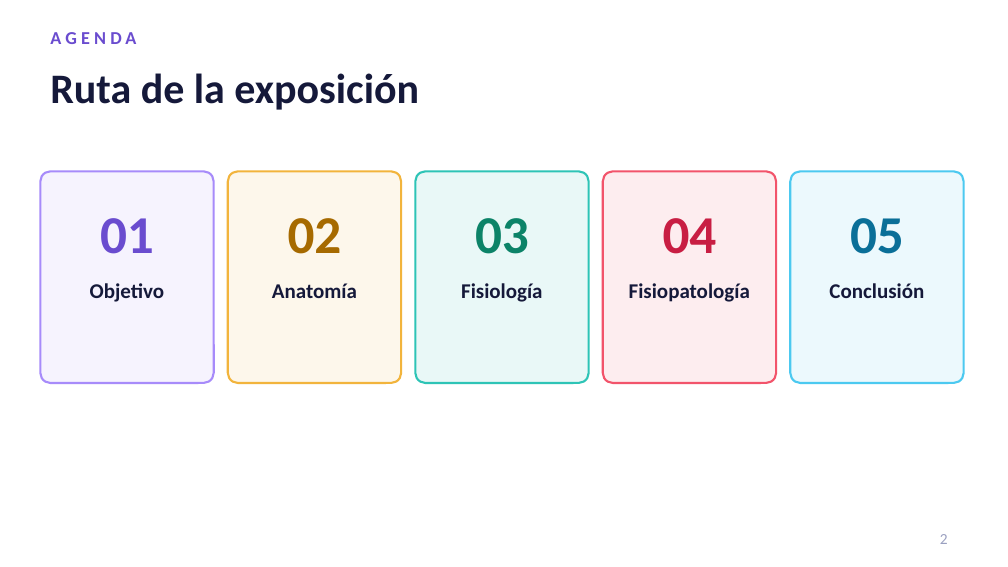
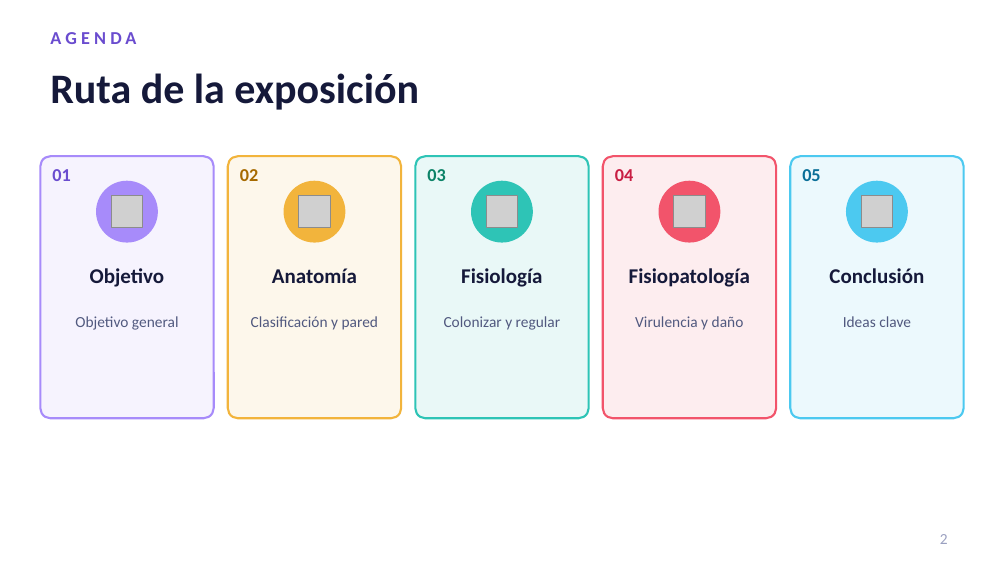
Before and after one commit to nestor120512/nes, a slide deck: slide 2 of Cocos_grampositivos_BLANCO.pptx. Drawn at 1008x567 pixels with LibreOffice and Linux fonts; fonts in the diff are those of the drawing; grey boxes stand for pictures. Boxes give left, top, right and bottom in pixels: in the first picture for what was removed or moved away, otherwise in the second. Text is boxed around its words. In the diff, an @@ line names an element or a change of style, - is before the commit and + after.

```diff
--- a/Cocos_grampositivos_BLANCO.pptx
+++ b/Cocos_grampositivos_BLANCO.pptx
@@ rounded rectangle resized from (x1=40, y1=171, x2=214, y2=383) to (x1=40, y1=156, x2=214, y2=418) @@
@@ text "01" moved from (x1=100, y1=218, x2=154, y2=254) to (x1=52, y1=169, x2=70, y2=181) @@
@@ rounded rectangle resized from (x1=228, y1=171, x2=401, y2=383) to (x1=228, y1=156, x2=401, y2=418) @@
@@ text "02" moved from (x1=288, y1=218, x2=342, y2=254) to (x1=240, y1=169, x2=258, y2=181) @@
@@ rounded rectangle resized from (x1=415, y1=171, x2=589, y2=383) to (x1=415, y1=156, x2=589, y2=418) @@
@@ text "03" moved from (x1=475, y1=218, x2=529, y2=254) to (x1=427, y1=169, x2=445, y2=181) @@
@@ rounded rectangle resized from (x1=603, y1=171, x2=776, y2=383) to (x1=603, y1=156, x2=776, y2=418) @@
@@ size 38 to 13 pt; alignment centre to left; vertical alignment middle to top in 5 elements at (x1=802, y1=169, x2=820, y2=181), (x1=52, y1=169, x2=70, y2=181), (x1=240, y1=169, x2=258, y2=181), (x1=427, y1=169, x2=445, y2=181), (x1=615, y1=169, x2=633, y2=181) @@
@@ text "04" moved from (x1=663, y1=218, x2=717, y2=254) to (x1=615, y1=169, x2=633, y2=181) @@
@@ rounded rectangle resized from (x1=790, y1=171, x2=964, y2=383) to (x1=790, y1=156, x2=964, y2=418) @@
@@ text "05" moved from (x1=850, y1=218, x2=904, y2=254) to (x1=802, y1=169, x2=820, y2=181) @@
@@ ellipse added at (x1=97, y1=181, x2=157, y2=242), fill #A78BFA, outline #A78BFA 1 pt @@
@@ picture added at (x1=111, y1=196, x2=142, y2=227) @@
@@ ellipse added at (x1=284, y1=181, x2=345, y2=242), fill #F2B43C, outline #F2B43C 1 pt @@
@@ picture added at (x1=298, y1=196, x2=330, y2=227) @@
@@ ellipse added at (x1=472, y1=181, x2=532, y2=242), fill #2EC4B6, outline #2EC4B6 1 pt @@
@@ picture added at (x1=486, y1=196, x2=517, y2=227) @@
@@ ellipse added at (x1=659, y1=181, x2=720, y2=242), fill #F2546B, outline #F2546B 1 pt @@
@@ picture added at (x1=673, y1=196, x2=705, y2=227) @@
@@ ellipse added at (x1=847, y1=181, x2=907, y2=242), fill #4CC9F0, outline #4CC9F0 1 pt @@
@@ picture added at (x1=861, y1=196, x2=892, y2=227) @@
@@ text "Objetivo" moved from (x1=90, y1=283, x2=164, y2=302) to (x1=90, y1=268, x2=164, y2=287) @@
@@ text "Anatomía" moved from (x1=272, y1=283, x2=357, y2=298) to (x1=272, y1=268, x2=357, y2=283) @@
@@ text "Fisiología" moved from (x1=461, y1=283, x2=542, y2=302) to (x1=461, y1=268, x2=542, y2=287) @@
@@ text "Fisiopatología" moved from (x1=629, y1=283, x2=750, y2=302) to (x1=629, y1=268, x2=750, y2=287) @@
@@ text "Conclusión" moved from (x1=829, y1=283, x2=924, y2=298) to (x1=829, y1=268, x2=924, y2=283) @@
@@ text added at (x1=75, y1=316, x2=179, y2=330), 11 pt, text #51597F @@
+Objetivo general
@@ text added at (x1=251, y1=316, x2=378, y2=330), 11 pt, text #51597F @@
+Clasificación y pared
@@ text added at (x1=444, y1=316, x2=561, y2=330), 11 pt, text #51597F @@
+Colonizar y regular
@@ text added at (x1=635, y1=316, x2=744, y2=330), 11 pt, text #51597F @@
+Virulencia y daño
@@ text added at (x1=843, y1=316, x2=911, y2=327), 11 pt, text #51597F @@
+Ideas clave
```
Also in this commit, not shown: 3 other slides changed.
